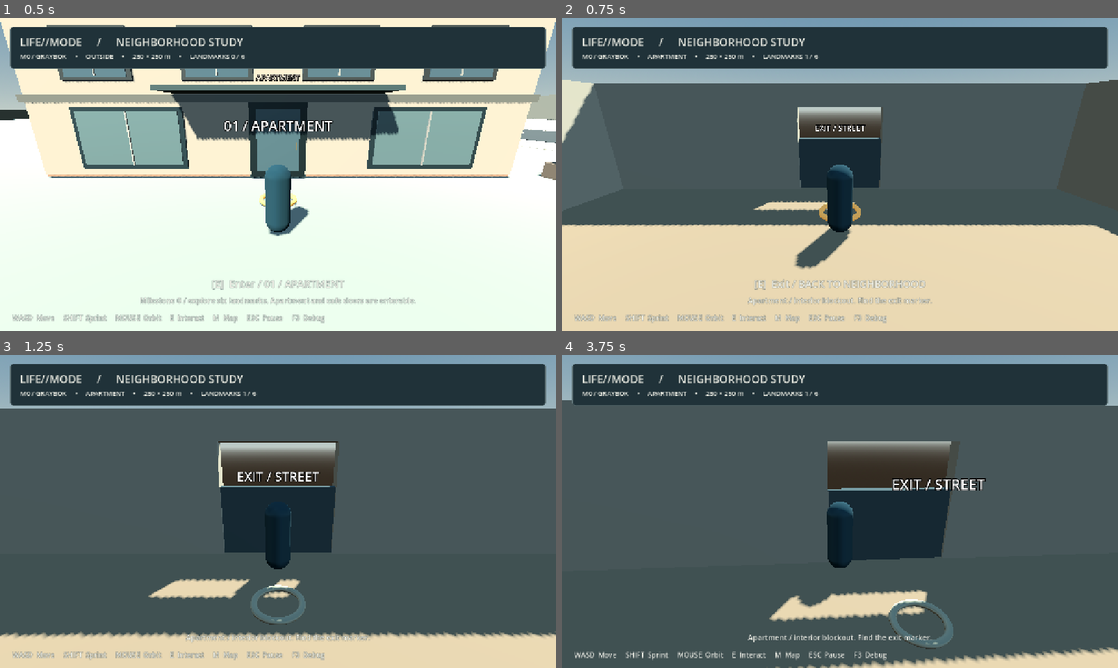
Above: before the commit, frames 1-4 (two rows, left to right).
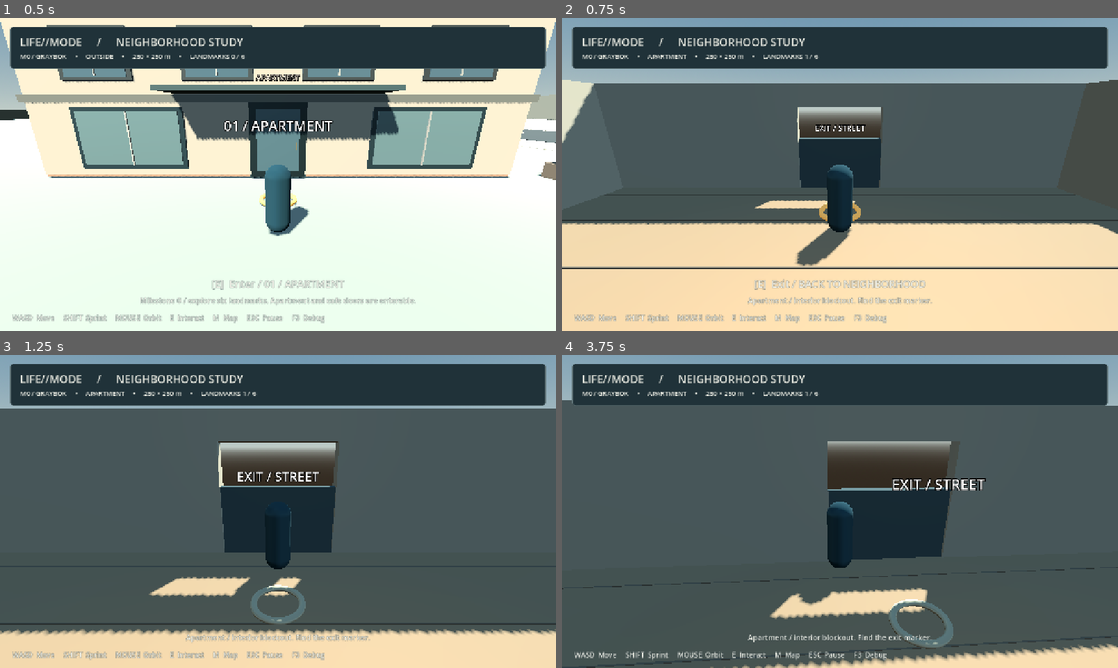
Above: after the commit, the same moments.

Repository: GarciJac000/Life-Simultor-
Game: Godot game, scene res://scenes/boot.tscn
Same seed, same stepped clock (60 frames per second), same inputs: the game is played once before the commit and once after it.
Inputs (mouse positions are in pixels of both pictures, inside the frame that each line leads up to):
- Up to frame 1 (0.5 s): no input
- Up to frame 2 (0.75 s): tap Enter at 0.5 s; move the mouse to (867, 174) at 0.52 s; hold W (move_forward) from 0.53 s (still down); hold E (interact) from 0.53 s (still down)
- Up to frame 3 (1.25 s): keep holding W (move_forward); keep holding E (interact)
- Up to frame 4 (3.75 s): keep holding W (move_forward); move the mouse to (812, 511) at 1.27 s; release E (interact) at 1.28 s; tap Shift (sprint) at 1.35, 2.85 s; move the mouse to (851, 505) at 2.02 s; hold E (interact) 2.03-2.78 s; tap Space at 2.75 s; move the mouse to (834, 517) at 2.77 s; tap Enter at 3.5 s; move the mouse to (878, 514) at 3.52 s; hold E (interact) from 3.53 s (still down)

Frame 1 is identical in both runs. In frame 2, 2.7% of the frame differs, in the area x 0-100%, y 56-81%; in frame 3, 3.0%, in the area x 0-100%, y 70-91%; in frame 4, 2.6%.

Commit message:
Apply semi-realistic visual polish to interior.gd

Diff:
--- a/life-mode/scripts/world/interior.gd
+++ b/life-mode/scripts/world/interior.gd
@@ -21,7 +21,8 @@
   Blockout.box(self, Vector3(0, 1, -5), Vector3(12, 2, 1.5), Color("84715d"))
   for x in [-5, 5]:
    Blockout.box(self, Vector3(x, 0.65, 0), Vector3(2, 1.3, 2), Color("b5a484"))
- Blockout.sign_text(self, Vector3(0, 3.2, -6), "APARTMENT / BLOCKOUT" if location_id == &"apartment" else "CAFE / BLOCKOUT")
+ Blockout.sign_text(self, Vector3(0, 3.2, -6), "APARTMENT / NORTH DISTRICT" if location_id == &"apartment" else "CAFE / OPEN")
+ VisualPolish.decorate_interior(self, location_id)
  exit_marker = InteractionComponent.new()
  exit_marker.location_id = &"exit"
  exit_marker.display_name = "BACK TO NEIGHBORHOOD"
